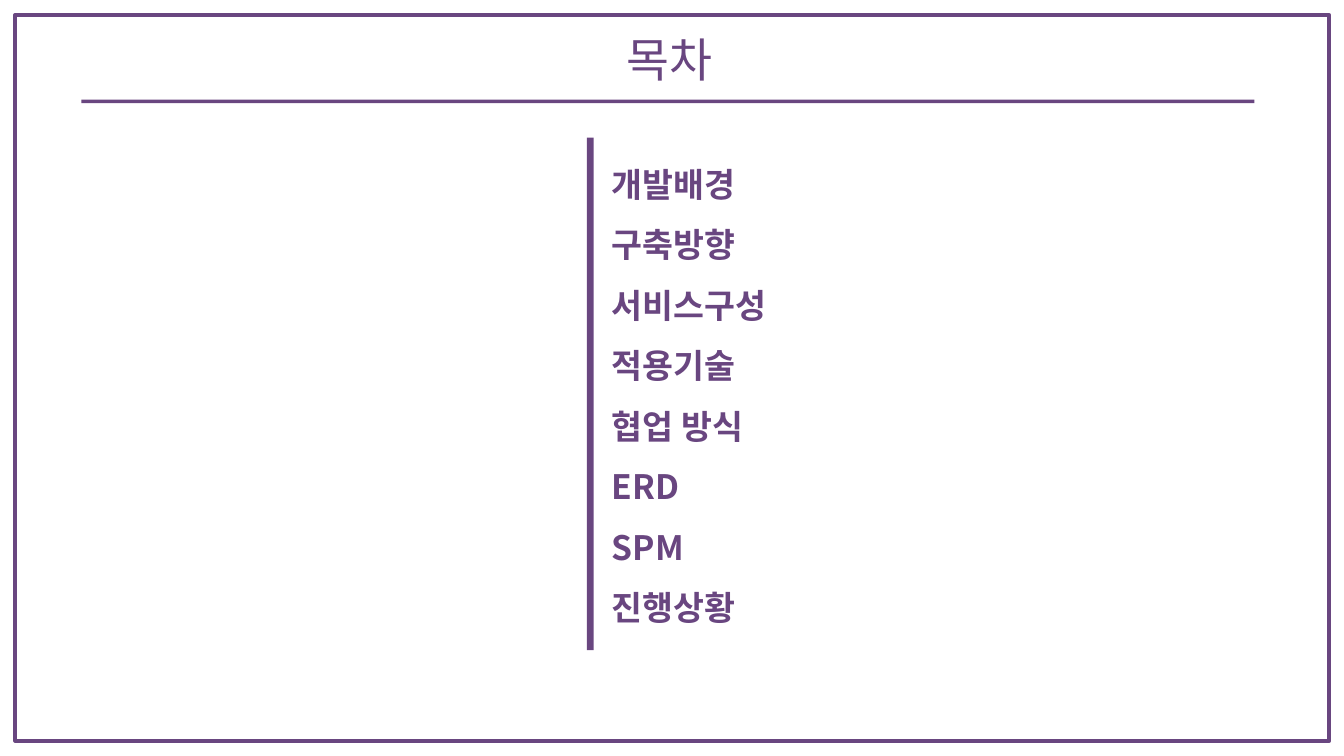
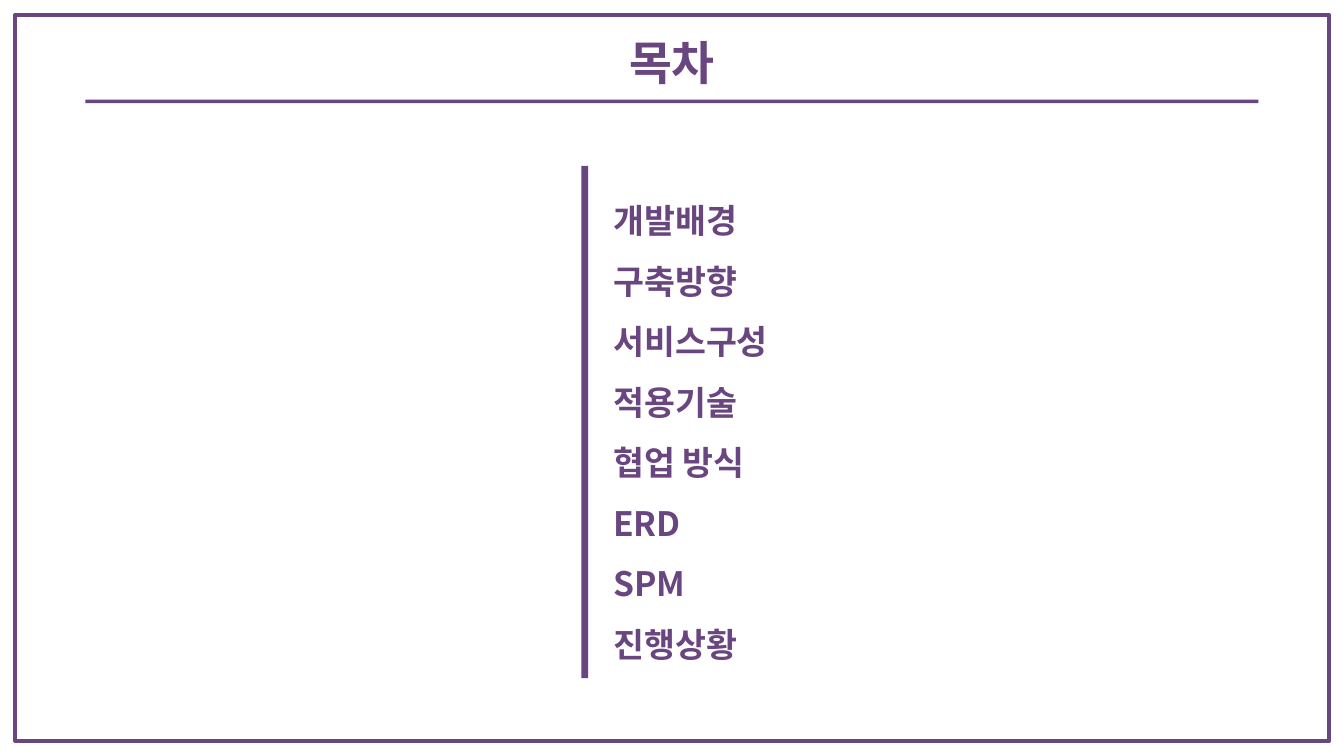
Before and after one commit to bitnarii/YMPM, a slide deck: slide 3 of 기획서/5조 Fit-back.pptx. Drawn at 1344x756 pixels with LibreOffice and Linux fonts; fonts in the diff are those of the drawing. Boxes give left, top, right and bottom in pixels: in the first picture for what was removed or moved away, otherwise in the second. Text is boxed around its words. In the diff, an @@ line names an element or a change of style, - is before the commit and + after.

```diff
--- a/기획서/5조 Fit-back.pptx
+++ b/기획서/5조 Fit-back.pptx
@@ text "목차" at [629, 41, 715, 84]: bold on @@
@@ rectangle: place and size @@
-rectangle at [81, 99, 1255, 103]
+rectangle at [85, 99, 1259, 103]
@@ rectangle: place and size @@
-rectangle at [587, 138, 593, 650]
+rectangle at [581, 166, 588, 678]
@@ text "개발배경": place and size @@
-text "개발배경" at [612, 169, 767, 623]
+text "개발배경" at [613, 205, 768, 660]
```
Also in this commit, not shown: 9 other slides changed.
